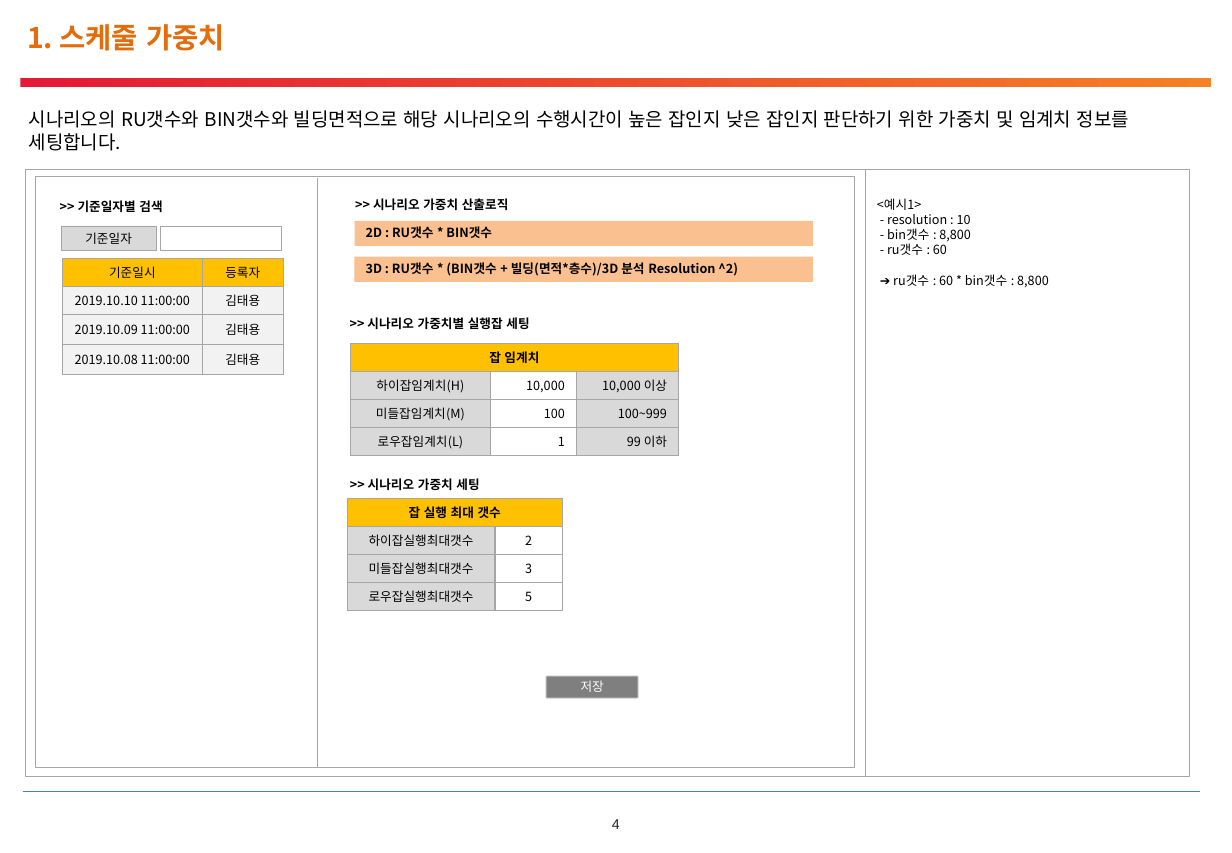
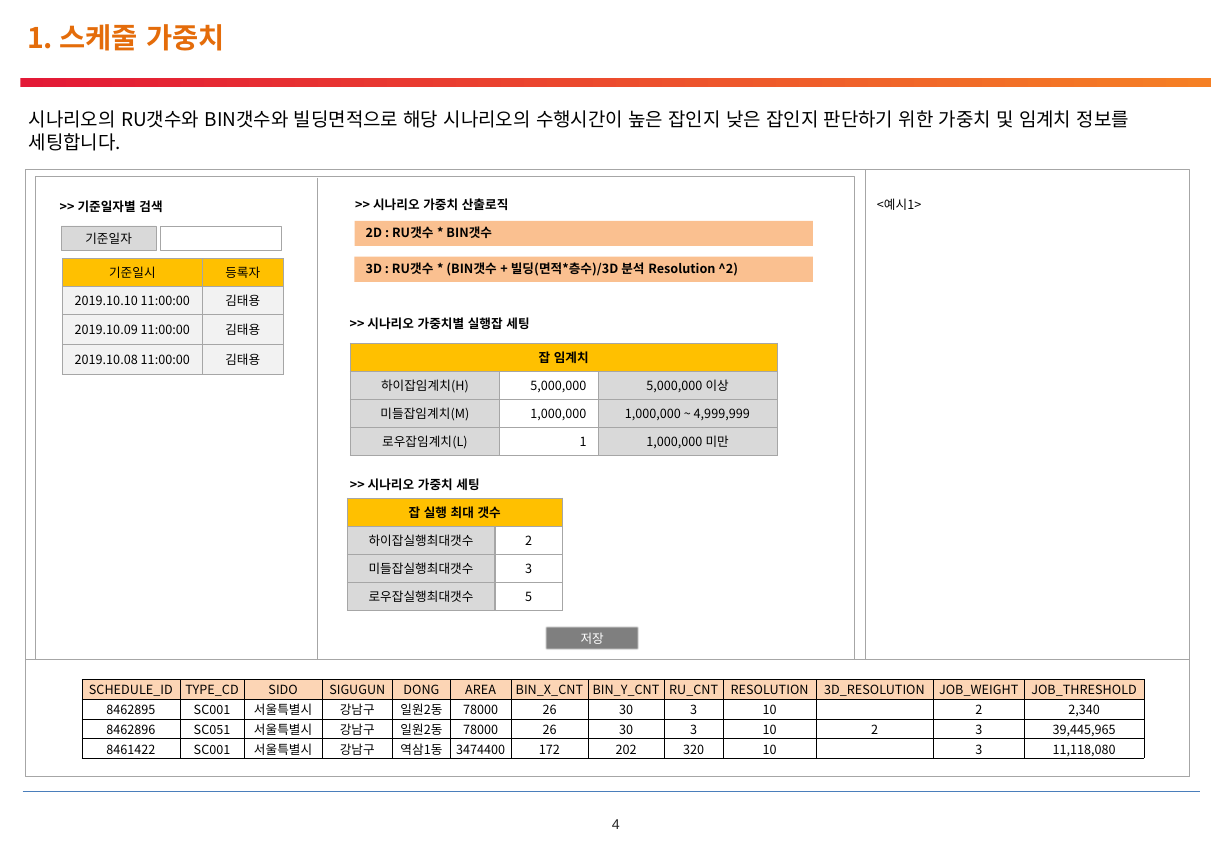
Before and after one commit to pmosoft/spark_scala, a slide deck: slide 5 of eos/02.설계/TEOSPI-스케줄화면정의서_v0.7.pptx. Drawn at 1232x853 pixels with LibreOffice and Linux fonts; fonts in the diff are those of the drawing; background and template pictures are left out. Boxes give left, top, right and bottom in pixels: in the first picture for what was removed or moved away, otherwise in the second. Text is boxed around its words. In the diff, an @@ line names an element or a change of style, - is before the commit and + after.

```diff
--- a/eos/02.설계/TEOSPI-스케줄화면정의서_v0.7.pptx
+++ b/eos/02.설계/TEOSPI-스케줄화면정의서_v0.7.pptx
@@ text at (887,214,1049,287): paragraphs removed @@
-- resolution : 10
-- bin갯수 : 8,800
-- ru갯수 : 60
-➔ ru갯수 : 60 * bin갯수 : 8,800
@@ table at (350,344,777,453) @@
-row 2, column 2: 10,000
+row 2, column 2: 5,000,000
-row 2, column 3: 10,000 이상
+row 2, column 3: 5,000,000 이상
-row 3, column 2: 100
+row 3, column 2: 1,000,000
-row 3, column 3: 100~999
+row 3, column 3: 1,000,000 ~ 4,999,999
-row 4, column 3: 99 이하
+row 4, column 3: 1,000,000 미만
@@ table: place and size @@
-table at (350,344,678,453)
+table at (350,344,777,453)
@@ rectangle "저장": place and size @@
-rectangle "저장" at (545,675,639,700)
+rectangle "저장" at (545,626,639,651)
@@ rectangle added at (25,660,1190,777), fill #FFFFFF, outline #A6A6A6 0.25 pt @@
@@ table added at (82,680,1143,760), 4 rows, 13 columns @@
+SCHEDULE_ID | TYPE_CD | SIDO | SIGUGUN | DONG | AREA | BIN_X_CNT | BIN_Y_CNT | RU_CNT | RESOLUTION | 3D_RESOLUTION | JOB_WEIGHT | JOB_THRESHOLD
+8462895 | SC001 | 서울특별시 | 강남구 | 일원2동 | 78000 | 26 | 30 | 3 | 10 |  | 2 | 2,340
+8462896 | SC051 | 서울특별시 | 강남구 | 일원2동 | 78000 | 26 | 30 | 3 | 10 | 2 | 3 | 39,445,965
+8461422 | SC001 | 서울특별시 | 강남구 | 역삼1동 | 3474400 | 172 | 202 | 320 | 10 |  | 3 | 11,118,080
```
Also in this commit, not shown: 2 other files.
